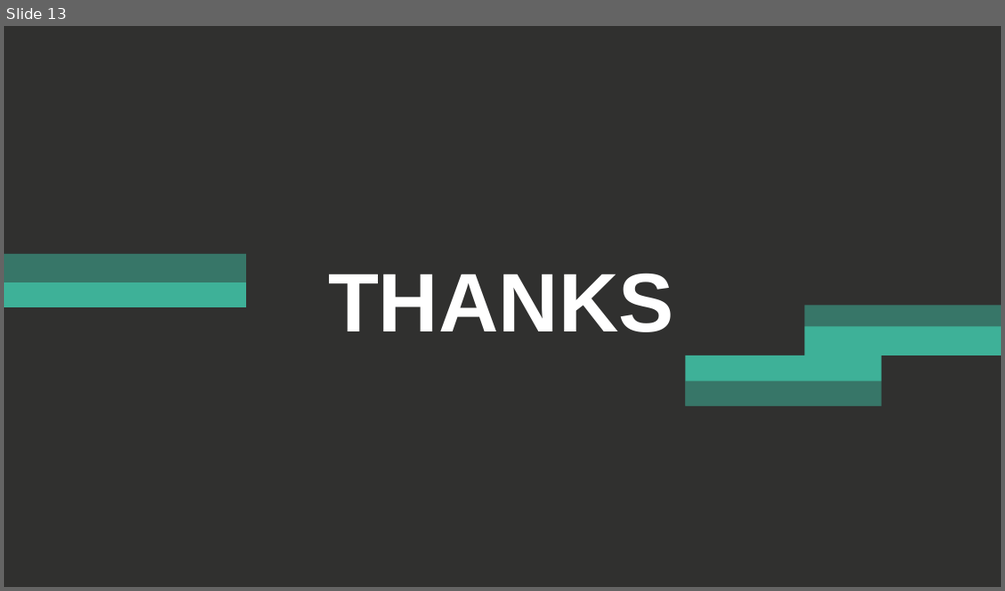
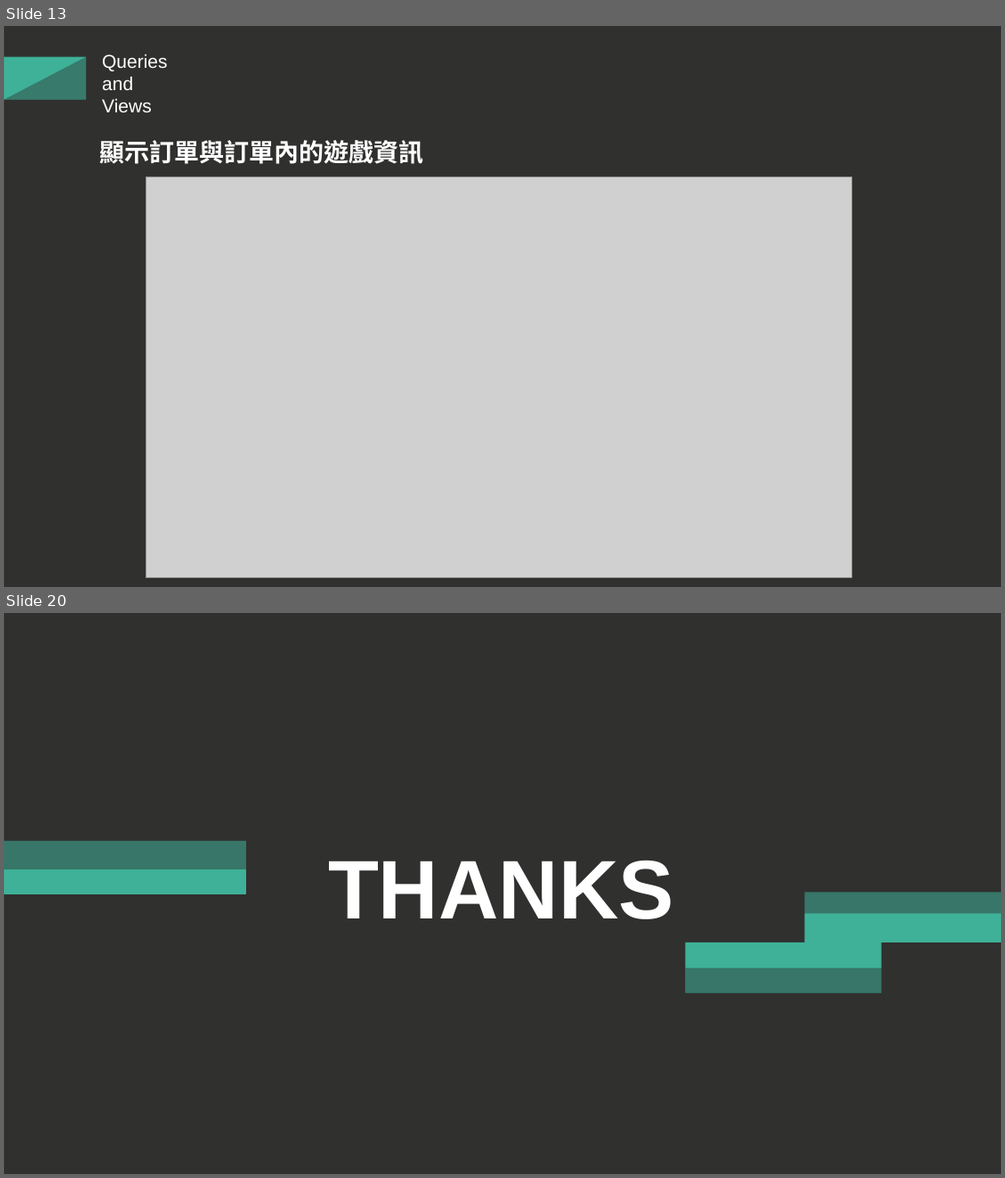
Before and after one commit to 13urgerKing/109-1DBMS, a slide deck: 109-1資料庫系統報告.pptx. Shown one above the other, each under a label of ours: slide 13 before the commit, slides 13 and 20 after it; the slides between them are not shown. The pictures are 1005x591 and 1005x1178 pixels, drawn with LibreOffice and Linux fonts; fonts in the diff are those of the drawing; grey boxes stand for pictures. Boxes give left, top, right and bottom in pixels: in the first picture for what was removed or moved away, otherwise in the second. Text is boxed around its words. In the diff, an @@ line names an element or a change of style, - is before the commit and + after.

```diff
--- a/109-1資料庫系統報告.pptx
+++ b/109-1資料庫系統報告.pptx
@@ slide 13 added at box(4, 26, 1001, 587), background #30302F @@
@@ rectangle added at box(4, 56, 86, 99), fill #3EB198 @@
@@ right triangle added at box(4, 56, 86, 99), fill #30302F at 42% opacity @@
@@ text added at box(102, 54, 167, 112), 18 pt, text #FFFFFF @@
+Queries
+and
+Views
@@ text added at box(99, 140, 423, 164), 24 pt, text #FFFFFF, bold @@
+顯示訂單與訂單內的遊戲資訊
@@ picture added at box(146, 176, 852, 578) @@
@@ what was slide 13 is now slide 20 @@
```
Also in this commit, not shown: 10 slides changed, 8 other slides added, 2 slides removed.
